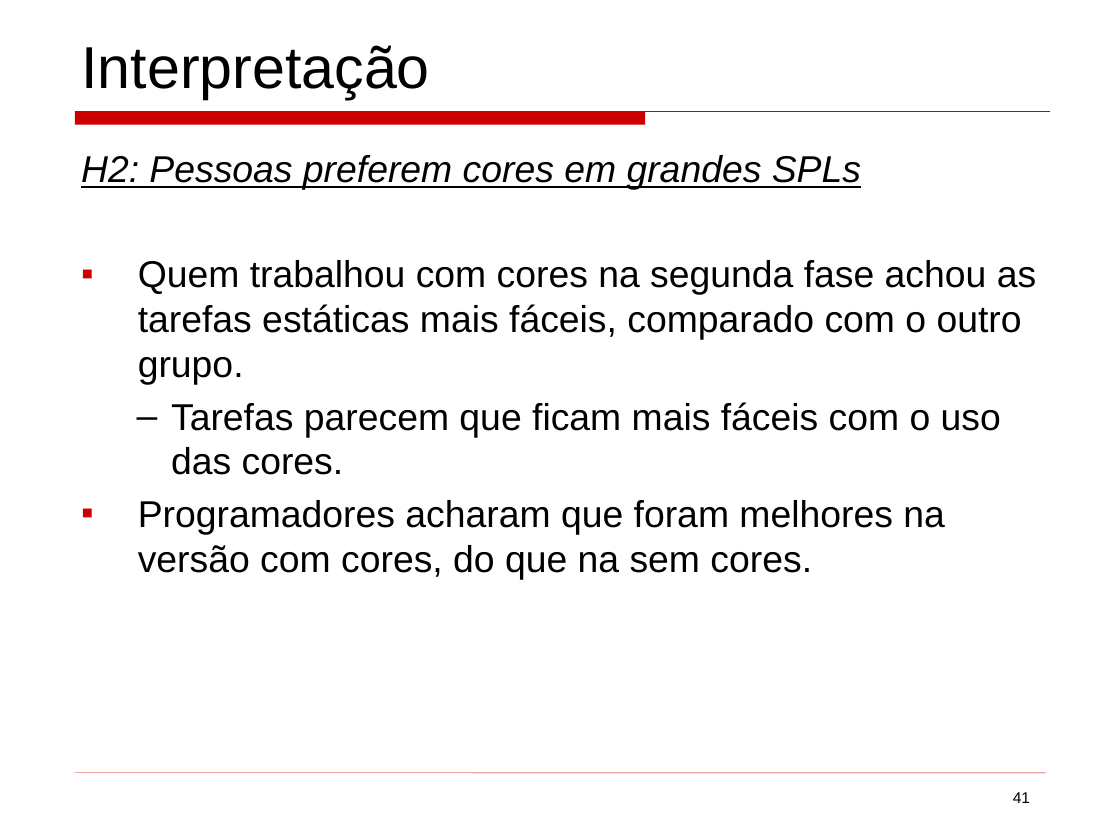
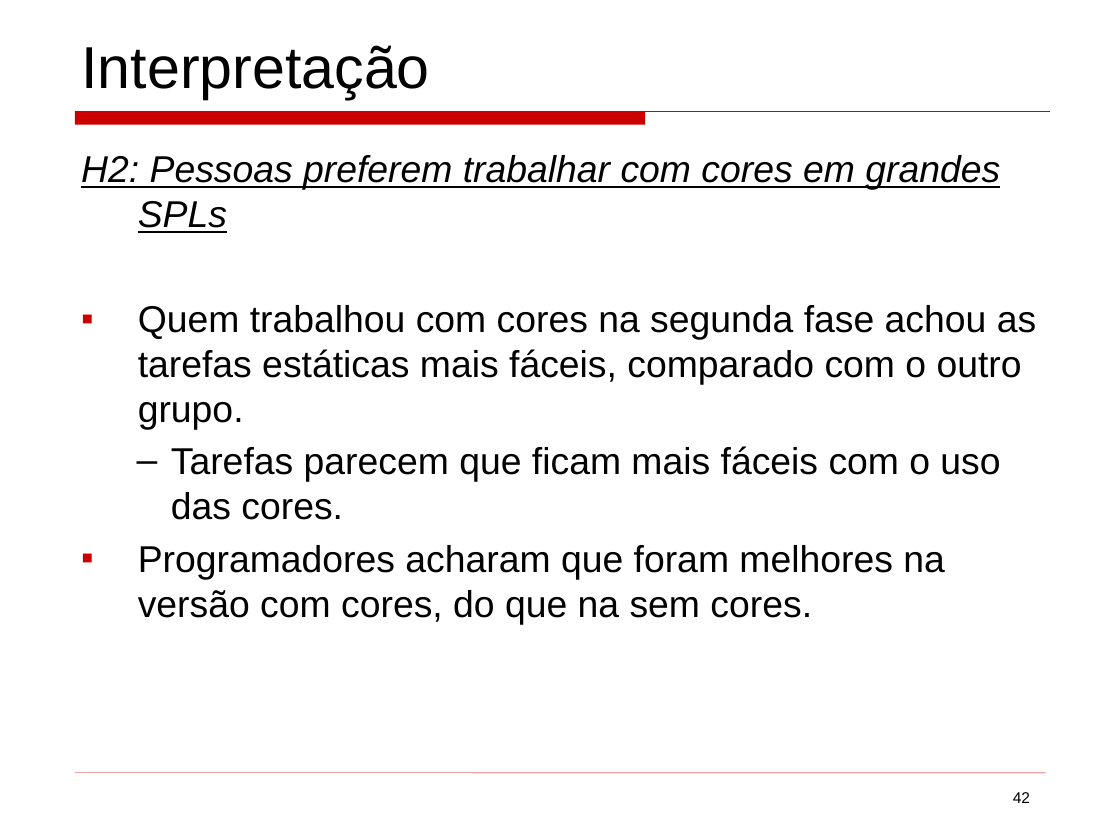
Before and after one commit to mateus51/TPs, a slide deck: slide 42 of ArqSoft/Seminários/background_colors_program_comprehension.ppt (slide 41 before the commit). Drawn at 1120x840 pixels with LibreOffice and Linux fonts; fonts in the diff are those of the drawing. Boxes give left, top, right and bottom in pixels: in the first picture for what was removed or moved away, otherwise in the second. Text is boxed around its words. In the diff, an @@ line names an element or a change of style, - is before the commit and + after.

```diff
--- a/ArqSoft/Seminários/background_colors_program_comprehension.ppt
+++ b/ArqSoft/Seminários/background_colors_program_comprehension.ppt
@@ text at bbox=[81, 155, 1000, 233]: text changed @@
-H2: Pessoas preferem cores em grandes SPLs
+H2: Pessoas preferem trabalhar com cores em grandes SPLs
@@ page number at bbox=[1013, 792, 1030, 803]: text changed @@
-41
+42
```
Also in this commit, not shown: 19 other slides changed, 2 slides added, 1 slide removed, 3 other files.
